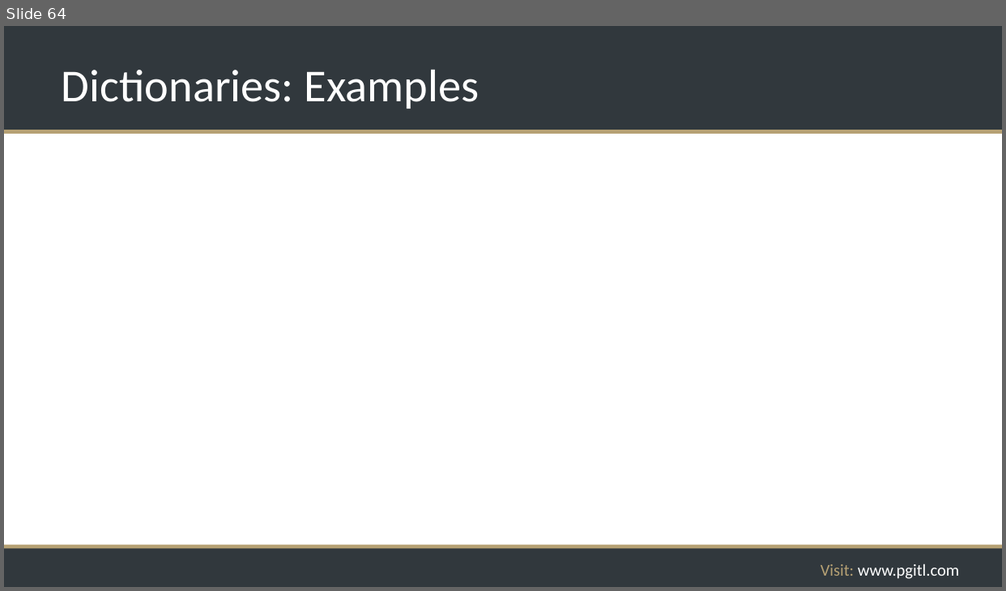
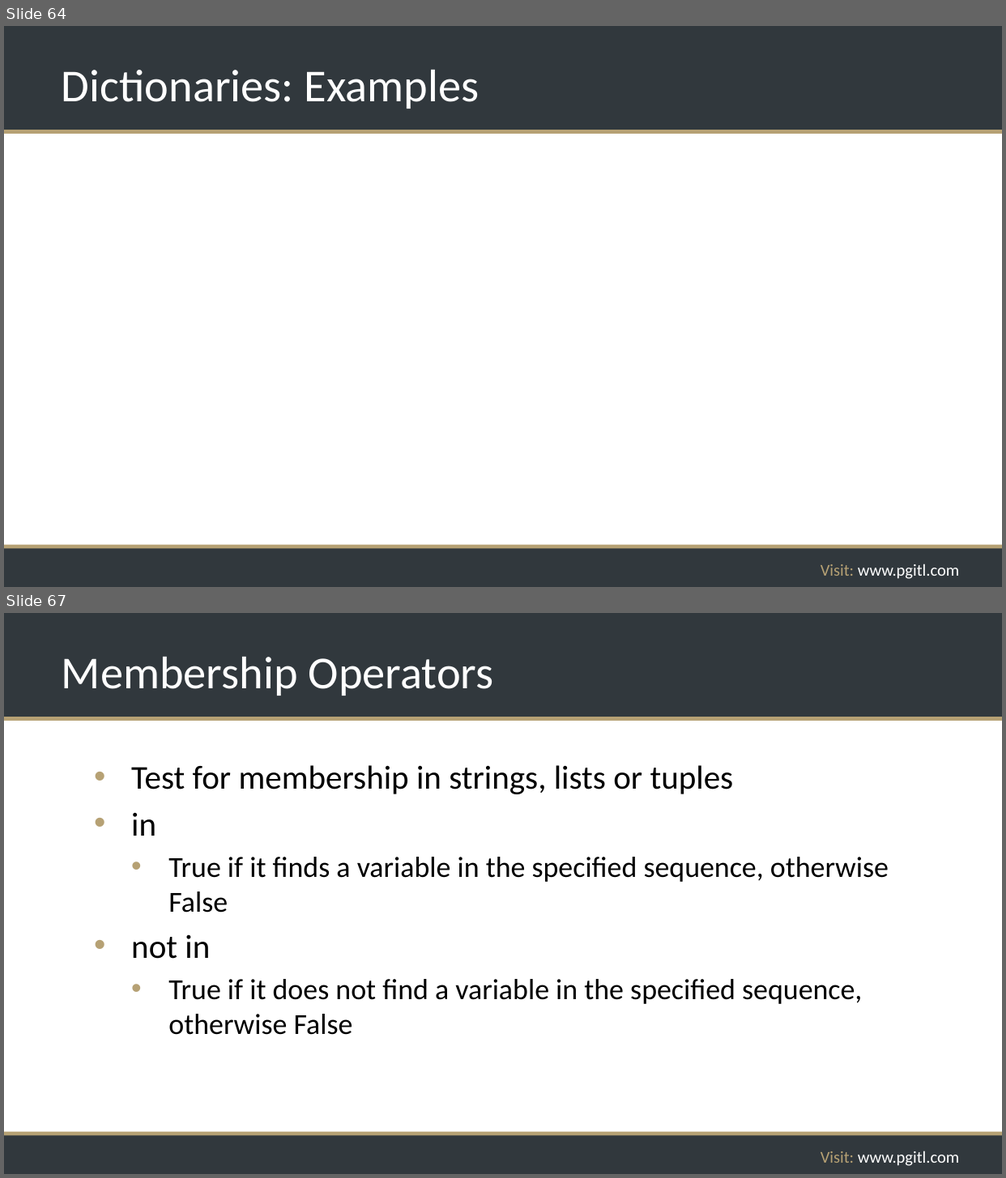
Before and after one commit to rikkouri/project-a, a slide deck: Programming Foundations.pptx. Shown one above the other, each under a label of ours: slide 64 before the commit, slides 64 and 67 after it; the slides between them are not shown. The pictures are 1006x591 and 1006x1178 pixels, drawn with LibreOffice and Linux fonts; fonts in the diff are those of the drawing; background and template pictures are left out. Boxes give left, top, right and bottom in pixels: in the first picture for what was removed or moved away, otherwise in the second. Text is boxed around its words. In the diff, an @@ line names an element or a change of style, - is before the commit and + after.

Commit message:
Operators Pt 2 and Libs slides

```diff
--- a/Programming Foundations.pptx
+++ b/Programming Foundations.pptx
@@ slide 67 added at box(4, 613, 1002, 1174), background #FFFFFF; not listed: 5 template elements that a slide beside it also shows @@
@@ title added at box(62, 656, 494, 696), 44 pt, text #FFFFFF @@
+Membership Operators
@@ text added at box(131, 765, 889, 1035), 28 pt, text #000000 @@
+• Test for membership in strings, lists or tuples
+• in
+  • True if it finds a variable in the specified sequence, otherwise False
+• not in
+  • True if it does not find a variable in the specified sequence, otherwise False
```
Also in this commit, not shown: 7 other slides added, 1 slide removed.
